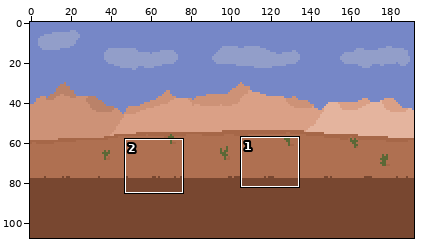
Two states of a pixel-art file, res/texture/scene.ase. Above, an overview of the earlier version with the close-up marked.
Close-up. Earlier state:
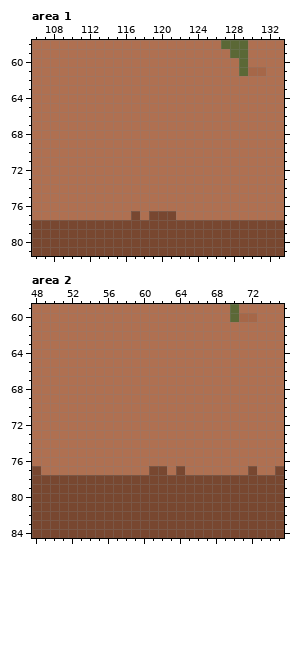
192x108 pixels, 1 frame. Shown: area 1: x 106..133, y 58..81; area 2: x 48..75, y 59..84.
The same view after the edit:
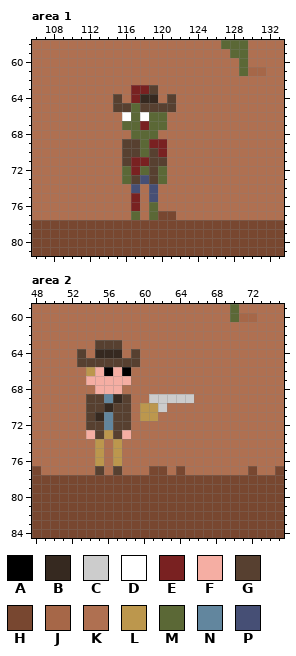
Palette (. is transparent): A #000000  B #362920  C #cccccc  D #ffffff  E #792121  F #f5aea3  G #574030  H #784730  J #a66748  K #af7051  L #bc974d  M #5b6836  N #62869e  P #464f75
The edit:
layer "Entities" now shown
--- area 1, layer "Entities"
@@ x 113..123 @@
 62 KKKKKKKKKKK
-63 KKKKKKKKKKK
-64 KKKKKKKKKKK
-65 KKKKKKKKKKK
-66 KKKKKKKKKKK
-67 KKKKKKKKKKK
-68 KKKKKKKKKKK
-69 KKKKKKKKKKK
-70 KKKKKKKKKKK
-71 KKKKKKKKKKK
-72 KKKKKKKKKKK
-73 KKKKKKKKKKK
-74 KKKKKKKKKKK
-75 KKKKKKKKKKK
-76 KKKKKKKKKKK
-77 KKKKHKHHHKK
+63 KKKKEEGKKKK
+64 KKGKEBBKGKK
+65 KKGGMGGGGKK
+66 KKKDMDMMKKK
+67 KKKMMEMMKKK
+68 KKKKMMMKKKK
+69 KKKGGMEEKKK
+70 KKKGGMGEKKK
+71 KKKGEEGGKKK
+72 KKKMEMGMKKK
+73 KKKMGPGMKKK
+74 KKKKPKPKKKK
+75 KKKKEKPKKKK
+76 KKKKEKMKKKK
+77 KKKKMKMHHKK
 78 HHHHHHHHHHH
--- area 2, layer "Entities"
@@ x 51..67 @@
 62 KKKKKKKKKKKKKKKKK
-63 KKKKKKKKKKKKKKKKK
-64 KKKKKKKKKKKKKKKKK
-65 KKKKKKKKKKKKKKKKK
-66 KKKKKKKKKKKKKKKKK
-67 KKKKKKKKKKKKKKKKK
-68 KKKKKKKKKKKKKKKKK
-69 KKKKKKKKKKKKKKKKK
-70 KKKKKKKKKKKKKKKKK
-71 KKKKKKKKKKKKKKKKK
-72 KKKKKKKKKKKKKKKKK
-73 KKKKKKKKKKKKKKKKK
-74 KKKKKKKKKKKKKKKKK
-75 KKKKKKKKKKKKKKKKK
-76 KKKKKKKKKKKKKKKKK
-77 KKKKKKKKKKHHKHKKK
+63 KKKKGGGKKKKKKKKKK
+64 KKGKBBBKGKKKKKKKK
+65 KKGGGGGGGKKKKKKKK
+66 KKKLFAFAKKKKKKKKK
+67 KKKFFFFFKKKKKKKKK
+68 KKKKFFFKKKKKKKKKK
+69 KKKGGNBGKKCCCCCKK
+70 KKKGGBGGKLLCKKKKK
+71 KKKGBNGGKLLKKKKKK
+72 KKKGGNGGKKKKKKKKK
+73 KKKFGLGFKKKKKKKKK
+74 KKKKLKLKKKKKKKKKK
+75 KKKKLKLKKKKKKKKKK
+76 KKKKLKLKKKKKKKKKK
+77 KKKKGKGKKKHHKHKKK
 78 HHHHHHHHHHHHHHHHH
